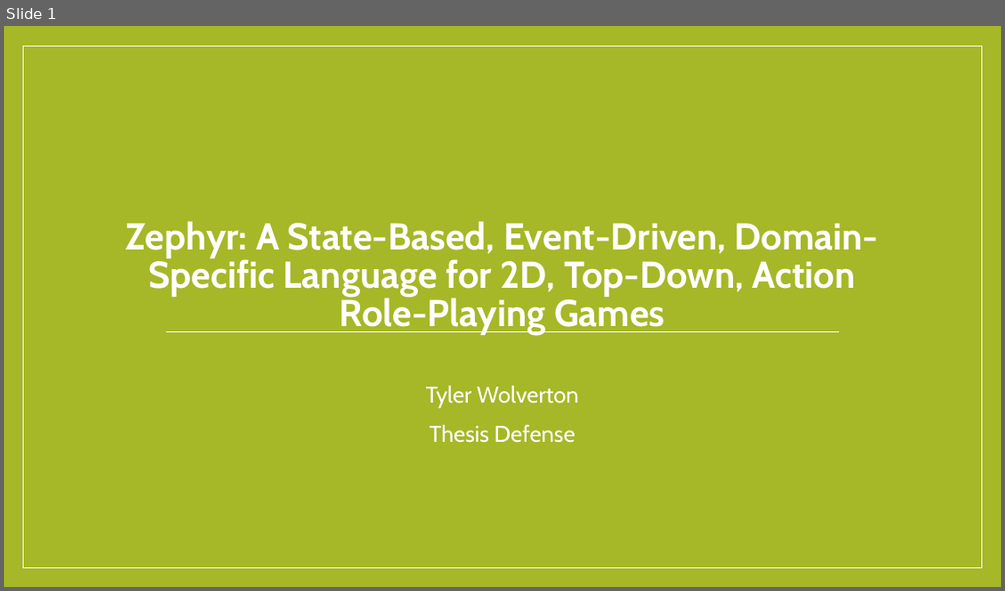
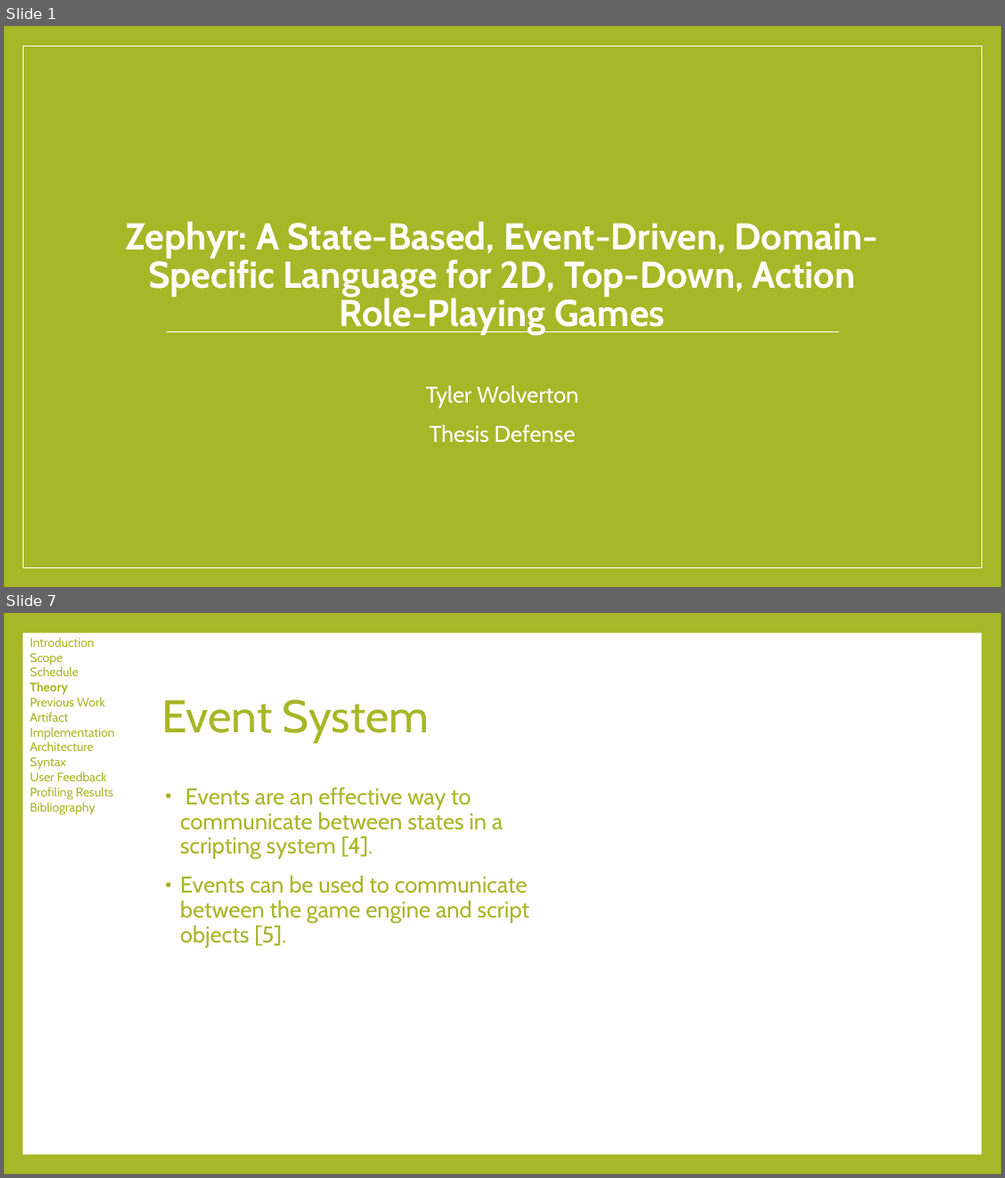
Before and after one commit to tylerwolverton/Guildhall, a slide deck: Zephyr/Documentation/Wolverton_Defense_Slides.pptx. Shown one above the other, each under a label of ours: slide 1 before the commit, slides 1 and 7 after it; the slides between them are not shown. The pictures are 1005x591 and 1005x1178 pixels, drawn with LibreOffice and Linux fonts; fonts in the diff are those of the drawing. Boxes give left, top, right and bottom in pixels: in the first picture for what was removed or moved away, otherwise in the second. Text is boxed around its words. In the diff, an @@ line names an element or a change of style, - is before the commit and + after.

```diff
--- a/Zephyr/Documentation/Wolverton_Defense_Slides.pptx
+++ b/Zephyr/Documentation/Wolverton_Defense_Slides.pptx
@@ slide 7 added at (4, 613, 1001, 1174), background #A6B727 @@
@@ rectangle added at (23, 633, 981, 1154), fill #FFFFFF @@
@@ text added at (30, 637, 114, 815), 12 pt, text #A6B727 @@
+Introduction
+Scope
+Schedule
+Theory
+Previous Work
+Artifact
+Implementation
+Architecture
+Syntax
+User Feedback
+Profiling Results
+Bibliography
@@ title added at (162, 699, 429, 742), 44 pt, text #A6B727 @@
+Event System
@@ text added at (180, 787, 530, 947), 22 pt, text #A6B727 @@
+• Events are an effective way to communicate between states in a scripting system [4].
+• Events can be used to communicate between the game engine and script objects [5].
```
Also in this commit, not shown: 12 slides changed, 13 other slides added.
